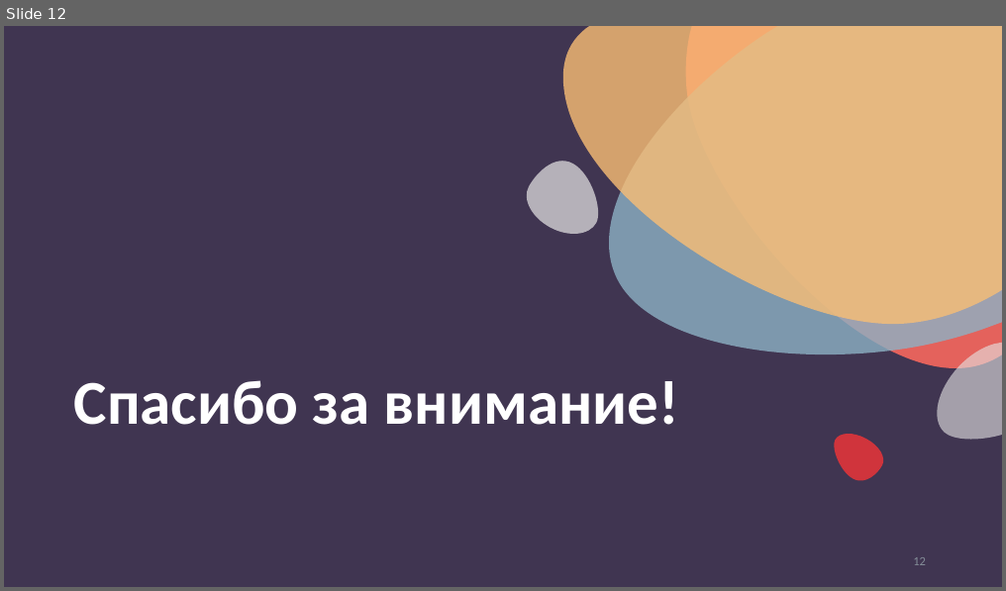
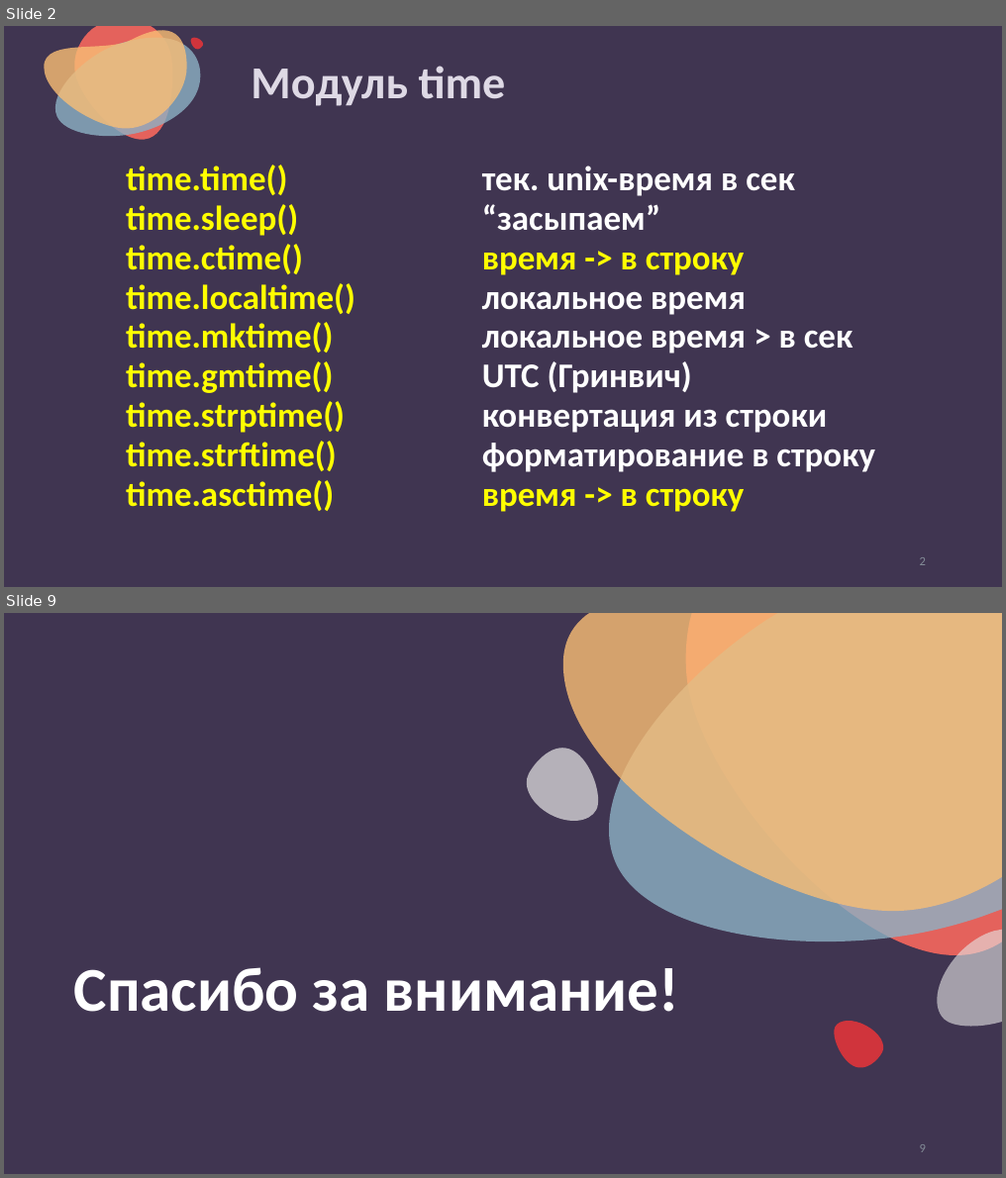
Before and after one commit to nesrv/python-for-odin.study, a slide deck: m4-1-Работа-с-датой-и-временем/Работа+с+датой+и+временем.pptx. Shown one above the other, each under a label of ours: slide 12 before the commit, slides 2 and 9 after it; the slides between them are not shown. The pictures are 1006x591 and 1006x1178 pixels, drawn with LibreOffice and Linux fonts; fonts in the diff are those of the drawing. Boxes give left, top, right and bottom in pixels: in the first picture for what was removed or moved away, otherwise in the second. Text is boxed around its words. In the diff, an @@ line names an element or a change of style, - is before the commit and + after.

```diff
--- a/m4-1-Работа-с-датой-и-временем/Работа+с+датой+и+временем.pptx
+++ b/m4-1-Работа-с-датой-и-временем/Работа+с+датой+и+временем.pptx
@@ slide 2 added at (x1=4, y1=26, x2=1002, y2=587), background #403551 @@
@@ freeform shape added at (x1=44, y1=31, x2=187, y2=129), fill #F9BE75 at 80% opacity @@
@@ freeform shape added at (x1=55, y1=37, x2=201, y2=136), fill #8DB1C4 at 80% opacity @@
@@ freeform shape added at (x1=74, y1=26, x2=172, y2=140), fill #E4625C @@
@@ freeform shape added at (x1=190, y1=37, x2=202, y2=49), fill #D0343C @@
@@ title added at (x1=251, y1=66, x2=506, y2=106), 44 pt, text #DED9E5, bold @@
+Модуль time
@@ freeform shape added at (x1=76, y1=141, x2=94, y2=159), fill #403551 @@
@@ text added at (x1=126, y1=165, x2=355, y2=511), 33.3 pt, text #FFFF00, bold @@
+❖ time.time()
+❖ time.sleep()
+❖ time.ctime()
+❖ time.localtime()
+❖ time.mktime()
+❖ time.gmtime()
+❖ time.strptime()
+❖ time.strftime()
+❖ time.asctime()
@@ text added at (x1=482, y1=166, x2=875, y2=512), 33.3 pt, text #FFFFFF, bold @@
+тек. unix-время в сек
+“засыпаем”
+время -> в строку
+локальное время
+локальное время > в сек
+UTC (Гринвич)
+конвертация из строки
+форматирование в строку
+время -> в строку
@@ page number added at (x1=920, y1=558, x2=926, y2=566), 12 pt, text #838C97 @@
+2
@@ what was slide 12 is now slide 9 @@
@@ page number at (x1=920, y1=1145, x2=926, y2=1153): text changed @@
-12
+9
```
Also in this commit, not shown: 1 slide changed, 6 other slides added, 10 slides removed, 23 other files.
